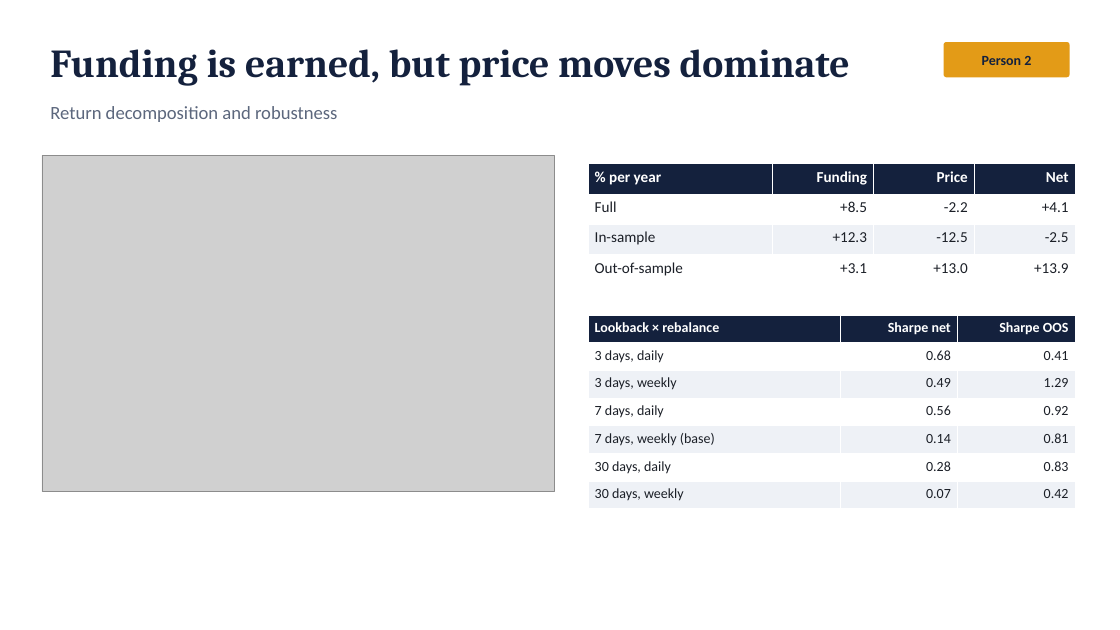
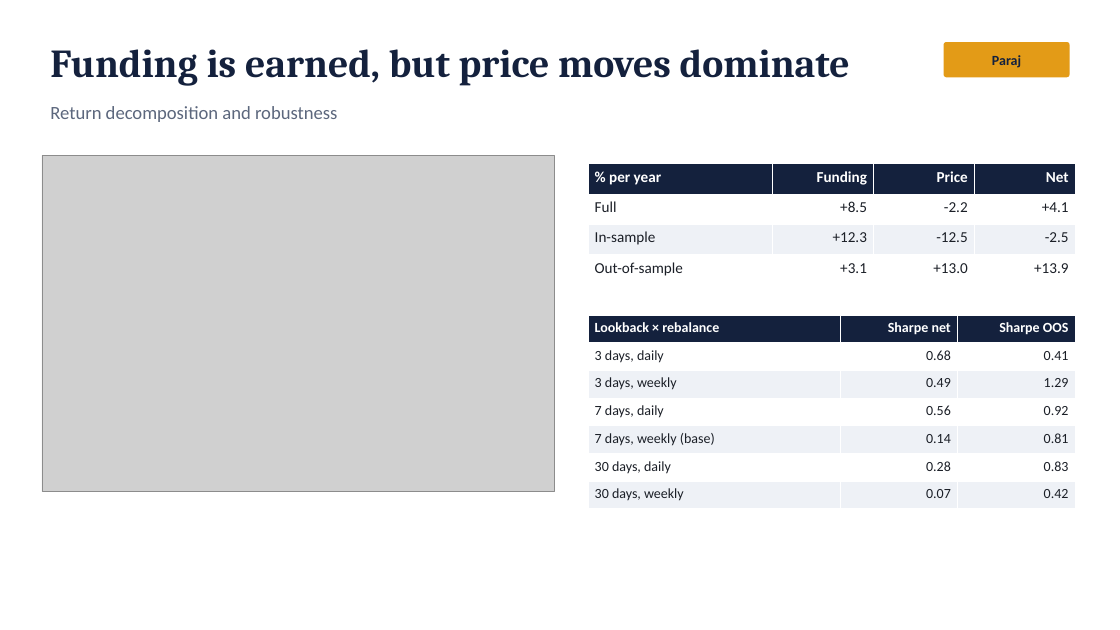
Before and after one commit to rezazamani2329/currency-crypto-carry, a slide deck: slide 12 of slides/presentation.pptx (slide 9 before the commit). Drawn at 1120x630 pixels with LibreOffice and Linux fonts; fonts in the diff are those of the drawing; grey boxes stand for pictures. Boxes give left, top, right and bottom in pixels: in the first picture for what was removed or moved away, otherwise in the second. Text is boxed around its words. In the diff, an @@ line names an element or a change of style, - is before the commit and + after.

```diff
--- a/slides/presentation.pptx
+++ b/slides/presentation.pptx
@@ text in rounded rectangle at box(992, 55, 1021, 68): text changed @@
-Person 2
+Paraj
```
Also in this commit, not shown: 10 other slides changed, 4 slides added, 2 other files.
